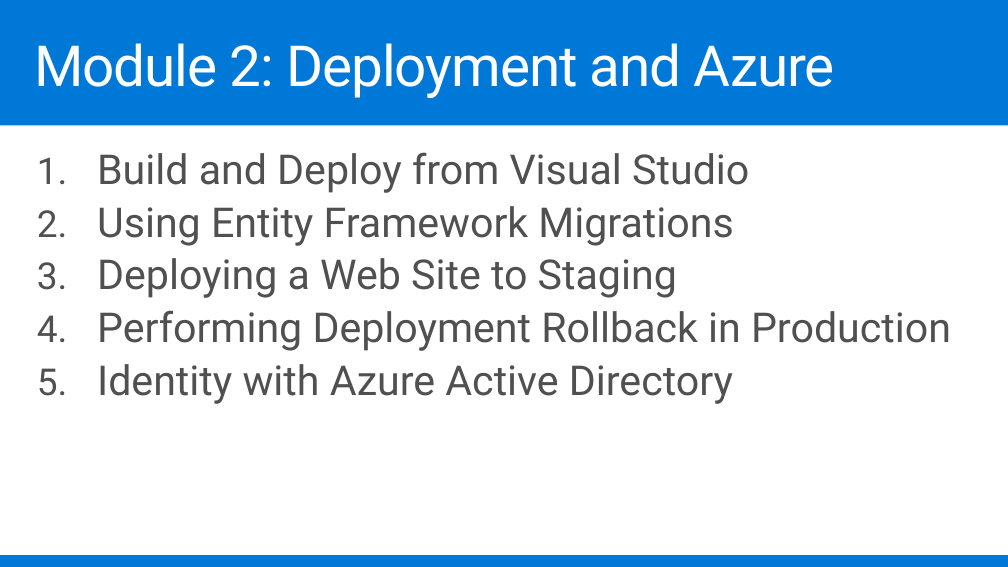
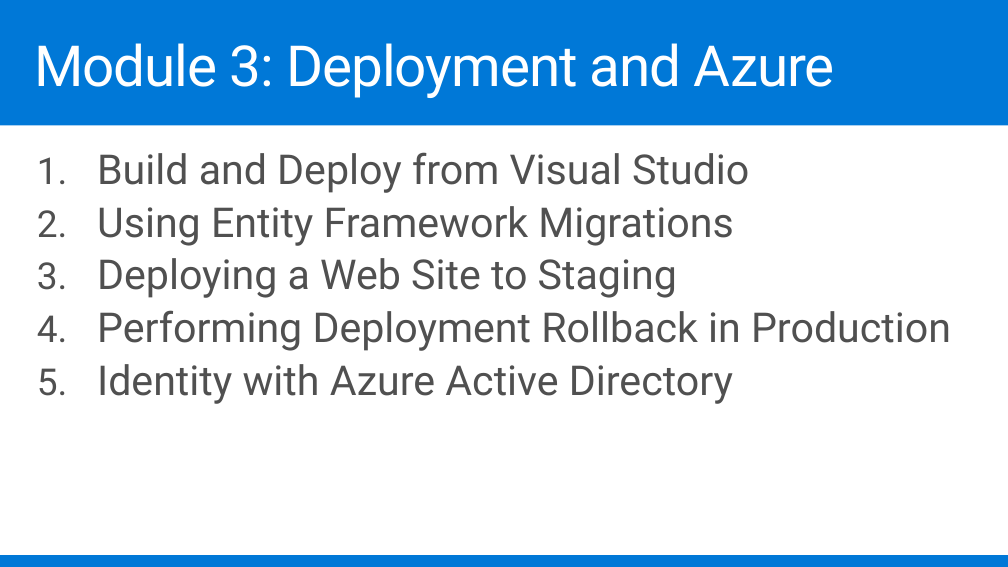
Before and after one commit to warnov/CodeLabs-WebDev, a slide deck: slide 4 of Module3-DeploymentAndAzure/Slides/Web Module 3.pptx. Drawn at 1008x567 pixels with LibreOffice and Linux fonts; fonts in the diff are those of the drawing; background and template pictures are left out. Boxes give left, top, right and bottom in pixels: in the first picture for what was removed or moved away, otherwise in the second. Text is boxed around its words. In the diff, an @@ line names an element or a change of style, - is before the commit and + after.

```diff
--- a/Module3-DeploymentAndAzure/Slides/Web Module 3.pptx
+++ b/Module3-DeploymentAndAzure/Slides/Web Module 3.pptx
@@ title at [34,43,835,98]: text changed @@
-Module 2: Deployment and Azure
+Module 3: Deployment and Azure
```
Also in this commit, not shown: 1 slide added.
